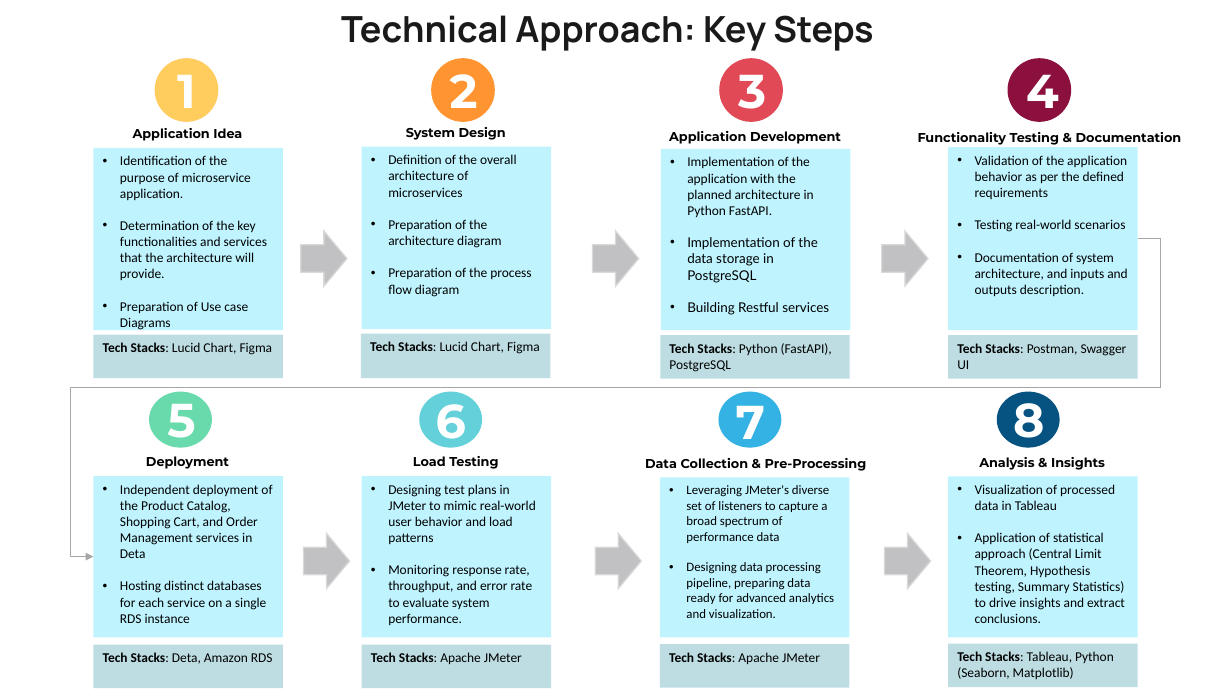
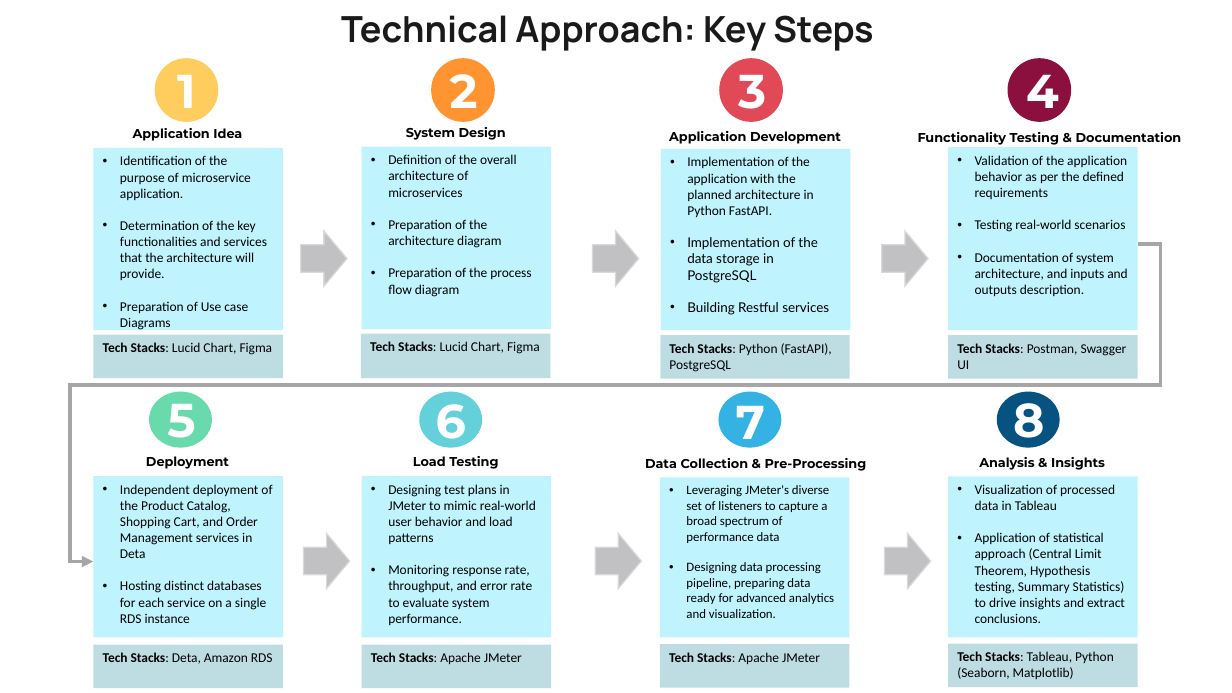
Before and after one commit to ADA-GWU/guidedresearchproject-tmehtiyev2019, a slide deck: slide 5 of presentations/Final Presentation-Tural Mehtiyev.pptx. Drawn at 1232x693 pixels with LibreOffice and Linux fonts; fonts in the diff are those of the drawing. Boxes give left, top, right and bottom in pixels: in the first picture for what was removed or moved away, otherwise in the second. Text is boxed around its words. In the diff, an @@ line names an element or a change of style, - is before the commit and + after.

```diff
--- a/presentations/Final Presentation-Tural Mehtiyev.pptx
+++ b/presentations/Final Presentation-Tural Mehtiyev.pptx
@@ elbow arrow moved from (1138, 238) - (93, 556) to (1138, 244) - (93, 562) @@
@@ elbow arrow (1138, 244) - (93, 562): stroke #A6A6A6 0.5 pt to #A6A6A6 3 pt @@
```
Also in this commit, not shown: 2 other slides changed, 1 slide added, 4 other files.
